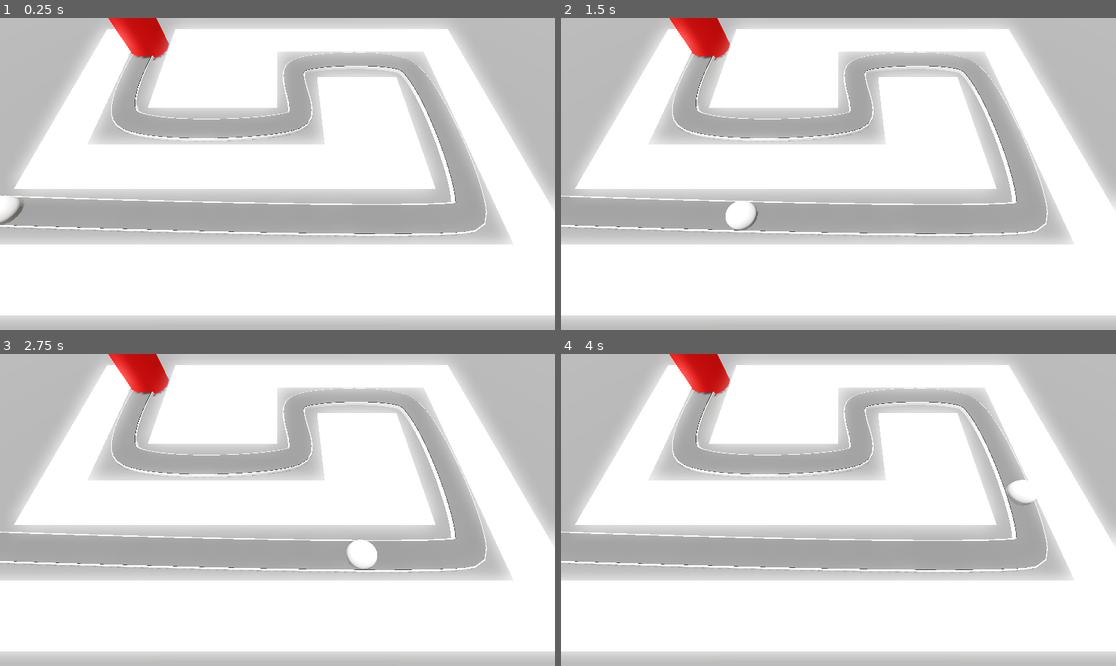
Above: before the commit, frames 1-4 (two rows, left to right).
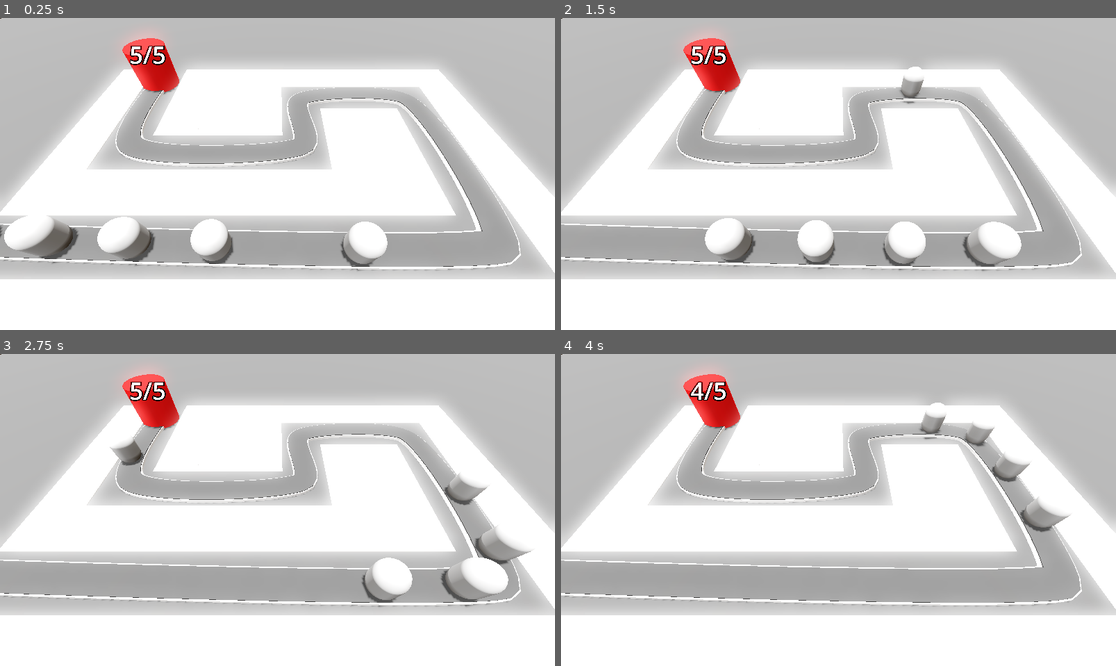
Above: after the commit, the same moments.

Repository: fbcs-jourdan/Barbarian-Blaster
Game: Godot game, scene res://base_level.tscn
The game is run twice, just before and just after one commit, with the same random seed, the same clock (stepped at 60 frames per second) and the same inputs.
Inputs:
- Up to frame 1 (0.25 s): no input
- Up to frame 2 (1.5 s): no input
- Up to frame 3 (2.75 s): no input
- Up to frame 4 (4 s): no input

The runs differ from the first frame. In frame 1, 53% of the frame differs, in the area x 0-100%, y 0-100%; in frame 2, 52%; in frame 3, 53%; in frame 4, 53%.

Commit message:
add health label

Diff:
--- a/barbarian-blaster/Enemy/enemy.tscn
+++ b/barbarian-blaster/Enemy/enemy.tscn
@@ -2,14 +2,15 @@
 
 [ext_resource type="Script" uid="uid://buc21u4gdiyek" path="res://Enemy/enemy.gd" id="1_2pb1h"]
 
-[sub_resource type="CapsuleMesh" id="CapsuleMesh_xjnqo"]
+[sub_resource type="CapsuleMesh" id="CapsuleMesh_2pb1h"]
 radius = 1.0
 height = 3.0
 
 [node name="Enemy" type="PathFollow3D"]
-transform = Transform3D(-0.03631227, 0, -0.9993379, 0, 0.999999, 0, 0.9993373, 0, -0.036312293, 0, 1.3559101, 0)
+transform = Transform3D(-0.03631227, 0, -0.9993379, 0, 0.999999, 0, 0.9993373, 0, -0.036312293, 0, 0, 0)
 loop = false
 script = ExtResource("1_2pb1h")
 
 [node name="MeshInstance3D" type="MeshInstance3D" parent="."]
-mesh = SubResource("CapsuleMesh_xjnqo")
+transform = Transform3D(1, 0, 0, 0, 1, 0, 0, 0, 1, 0, 1.5, 0)
+mesh = SubResource("CapsuleMesh_2pb1h")
--- a/barbarian-blaster/base/base.gd
+++ b/barbarian-blaster/base/base.gd
@@ -1,5 +1,21 @@
 extends Node3D
 class_name Base
 
+@export var max_health :int = 5
+
+
+@onready var label_3d: Label3D = $Label3D
+
+var health : int :
+	set(new_health):
+		health = new_health
+		label_3d.text = str(health) + "/" + str(max_health)
+		if health <= 0:
+			get_tree().reload_current_scene()
+
+func _ready() -> void:
+	health = max_health
+
 func take_damage() -> void:
 	print("damage taken by base")
+	health -= 1
--- a/barbarian-blaster/base/base.tscn
+++ b/barbarian-blaster/base/base.tscn
@@ -14,3 +14,11 @@
 height = 4.0
 sides = 32
 material = SubResource("StandardMaterial3D_3o4py")
+
+[node name="Label3D" type="Label3D" parent="."]
+transform = Transform3D(1, 0, 0, 0, 1, 0, 0, 0, 1, 0, 3.2380233, 0)
+billboard = 1
+no_depth_test = true
+text = "5"
+font_size = 500
+outline_size = 100
--- a/barbarian-blaster/base_level.tscn
+++ b/barbarian-blaster/base_level.tscn
@@ -48,7 +48,7 @@
 material = SubResource("StandardMaterial3D_bo3yr")
 
 [node name="Camera3D" type="Camera3D" parent="."]
-transform = Transform3D(1, 0, 0, 0, 0.42261824, 0.9063078, 0, -0.9063078, 0.42261824, 0, 14.5, 9.5)
+transform = Transform3D(1, 0, 0, 0, 0.58495766, 0.8110638, 0, -0.8110638, 0.58495766, -0.45750427, 13.234287, 9.935203)
 
 [node name="GridMap" type="GridMap" parent="."]
 mesh_library = ExtResource("1_bo3yr")
@@ -107,7 +107,24 @@
 material = SubResource("StandardMaterial3D_eesb3")
 
 [node name="Enemy" parent="Path3D" instance=ExtResource("2_5vx1e")]
-transform = Transform3D(-0.036311187, 0, -0.9993261, 0, 0.9999896, 0, 0.9993074, 0, -0.036311865, -21.707115, 1.4988365, 5.6609335)
+transform = Transform3D(-0.036311127, 0, -0.99932605, 0, 0.9999896, 0, 0.9993058, 0, -0.03631186, -21.707115, 0, 5.6609335)
+
+[node name="Enemy2" parent="Path3D" instance=ExtResource("2_5vx1e")]
+transform = Transform3D(-0.03220368, 0, -0.9994669, 0, 0.9999896, 0, 0.9994458, 0, -0.032204363, -16.710047, 0, 5.830087)
+progress = 5.0
+
+[node name="Enemy3" parent="Path3D" instance=ExtResource("2_5vx1e")]
+transform = Transform3D(-0.029144317, 0, -0.99956083, 0, 0.9999896, 0, 0.9995405, 0, -0.02914491, -11.712411, 0, 5.9835863)
+progress = 10.0
+
+[node name="Enemy4" parent="Path3D" instance=ExtResource("2_5vx1e")]
+transform = Transform3D(-0.025479414, 0, -0.99966097, 0, 0.9999896, 0, 0.9996406, 0, -0.025479931, -6.714226, 0, 6.120533)
+progress = 15.0
+
+[node name="Enemy5" parent="Path3D" instance=ExtResource("2_5vx1e")]
+transform = Transform3D(-0.020460894, 0, -0.9997763, 0, 0.9999896, 0, 0.99975586, 0, -0.020461312, -1.7155595, 0, 6.236177)
+progress = 20.0
+speed = 24.755
 
 [node name="Base" parent="." instance=ExtResource("3_eesb3")]
 transform = Transform3D(1, 0, 0, 0, 1, 0, 0, 0, 1, -14.136696, 0, -12.798513)
